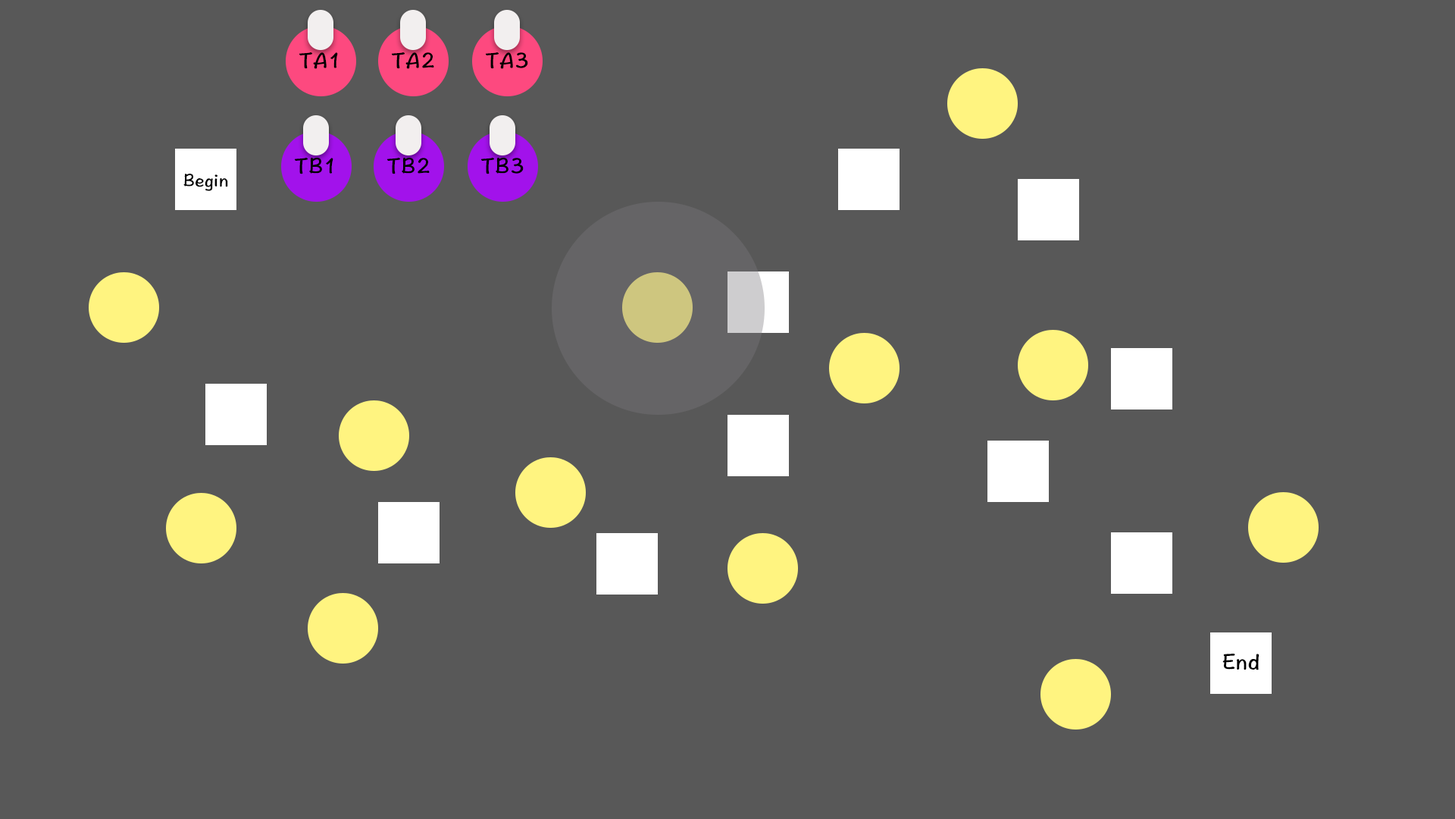
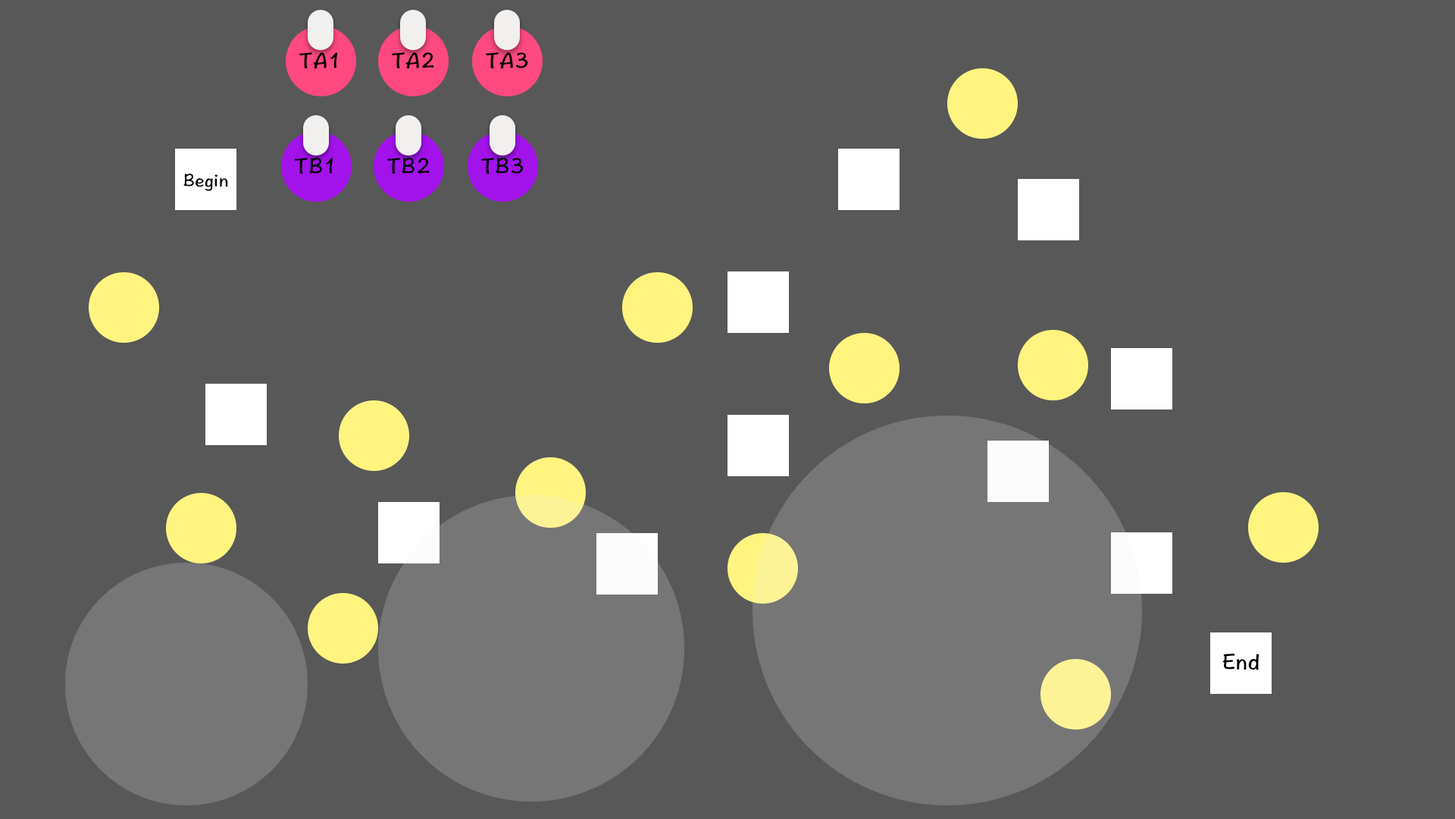
Layers edited between the first and the second (1455, 819) image:
added layer "椭圆 2 拷贝 2" (20%) above "椭圆 2 拷贝" over left=752, top=415, right=1143, bottom=805
added layer "椭圆 2 拷贝" (20%) above "椭圆 2" over left=378, top=494, right=685, bottom=802
added layer "椭圆 2" (20%) above "组 3 拷贝" over left=65, top=562, right=308, bottom=805
removed layer "椭圆 1 拷贝 9" (was 37%) over left=551, top=201, right=765, bottom=415
